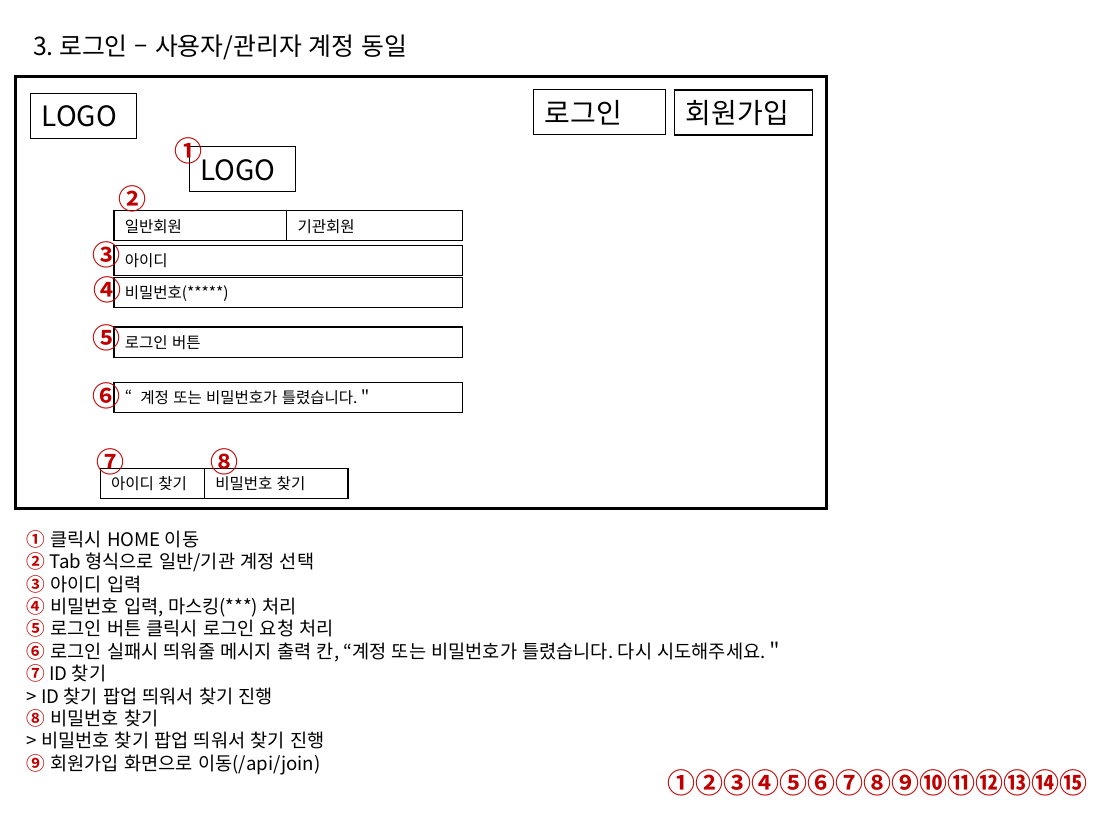
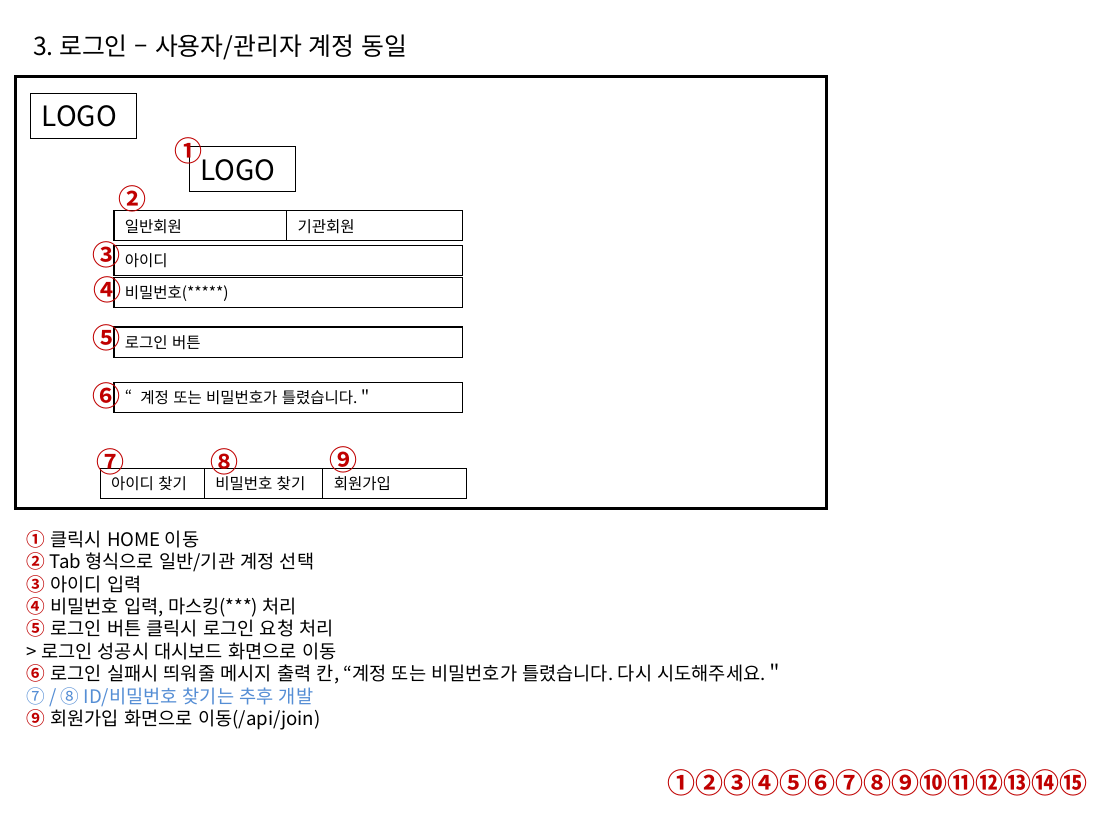
Before and after one commit to Gabintree/appintment2, a slide deck: slide 5 of 프로그램 설계.ppt. Drawn at 1120x840 pixels with LibreOffice and Linux fonts; fonts in the diff are those of the drawing. Boxes give left, top, right and bottom in pixels: in the first picture for what was removed or moved away, otherwise in the second. Text is boxed around its words. In the diff, an @@ line names an element or a change of style, - is before the commit and + after.

```diff
--- a/프로그램 설계.ppt
+++ b/프로그램 설계.ppt
@@ rectangle removed at (x1=533, y1=90, x2=665, y2=134) @@
-로그인
@@ text added at (x1=329, y1=446, x2=357, y2=478), 18 pt, text #C00000, bold @@
+⑨
@@ rectangle "회원가입" resized from (x1=674, y1=90, x2=812, y2=134) to (x1=323, y1=468, x2=466, y2=498) @@
@@ rectangle "회원가입" at (x1=323, y1=468, x2=466, y2=498): size 18 to 10 pt @@
@@ text at (x1=41, y1=642, x2=336, y2=660): paragraph added @@
+> 로그인 성공시 대시보드 화면으로 이동
@@ text at (x1=27, y1=687, x2=313, y2=707): text changed; text colour #000000 to #558ED5 @@
-⑦ ID 찾기
-> ID 찾기 팝업 띄워서 찾기 진행
-⑧ 비밀번호 찾기
-> 비밀번호 찾기 팝업 띄워서 찾기 진행
+⑦ / ⑧ ID/비밀번호 찾기는 추후 개발
```
Also in this commit, not shown: 3 other slides changed, 1 slide added, 1 other file.
